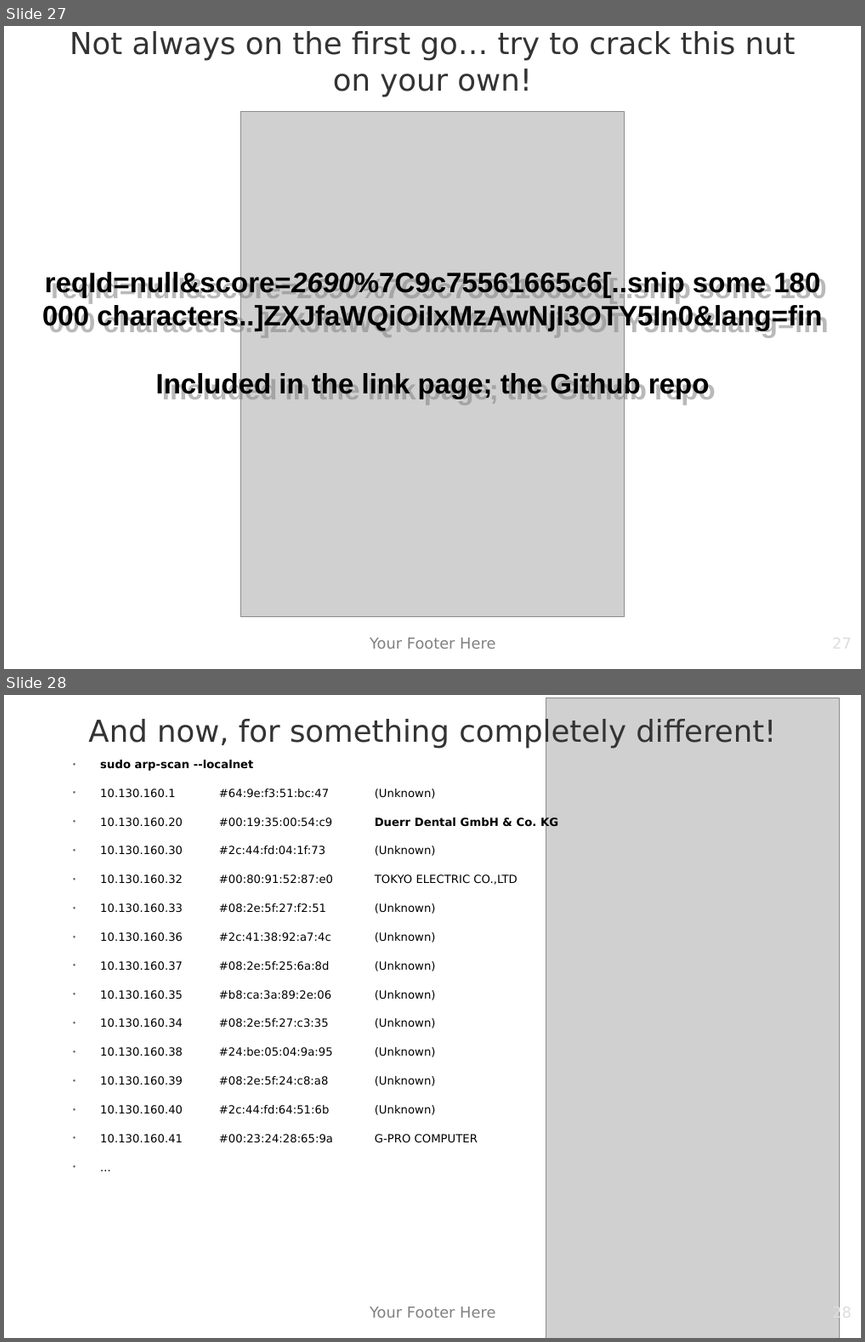
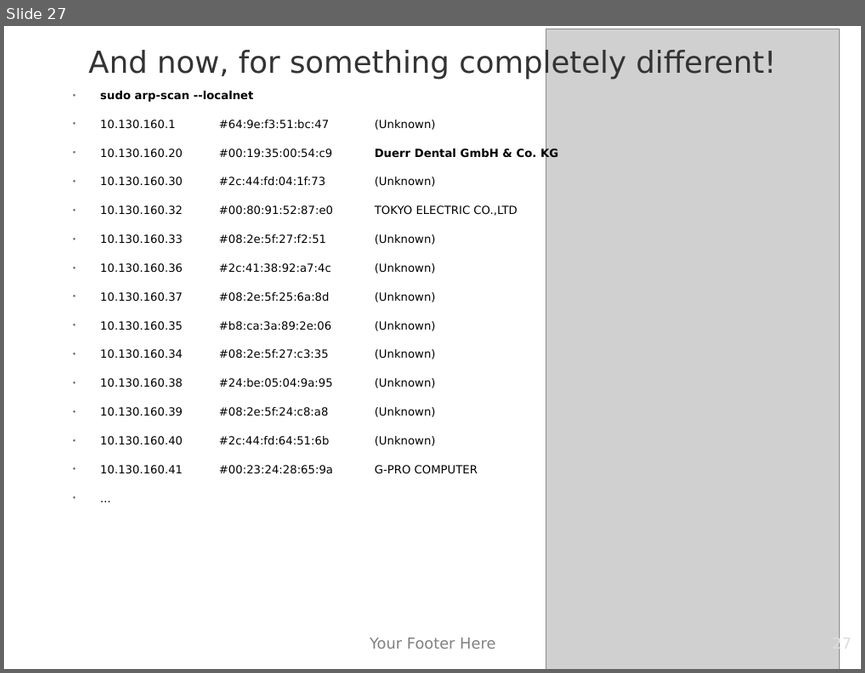
Before and after one commit to matiasw/disobey.fi-presentation, a slide deck: presis.odp. Shown one above the other, each under a label of ours: slides 27 and 28 before the commit, slide 27 after it. The pictures are 865x1342 and 865x673 pixels, drawn with LibreOffice and Linux fonts; fonts in the diff are those of the drawing; grey boxes stand for pictures; background and template pictures are left out. Boxes give left, top, right and bottom in pixels: in the first picture for what was removed or moved away, otherwise in the second. Text is boxed around its words. In the diff, an @@ line names an element or a change of style, - is before the commit and + after.

```diff
--- a/presis.odp
+++ b/presis.odp
@@ slide 27 removed at box(4, 26, 861, 669), background picture (left out) @@
@@ title removed at box(69, 31, 795, 97) @@
-Not always on the first go… try to crack this nut on your own!
@@ picture removed at box(240, 112, 624, 617) @@
@@ text removed at box(48, 269, 822, 405) @@
-reqId=null&score=2690%7C9c75561665c6[..snip some 180 000 characters..]ZXJfaWQiOiIxMzAwNjI3OTY5In0&lang=fin
-Included in the link page; the Github repo
@@ text removed at box(370, 637, 495, 648) @@
-Your Footer Here
@@ page number removed at box(653, 634, 852, 669) @@
-27
@@ what was slide 28 is now slide 27 @@
@@ page number at box(832, 636, 851, 652): text changed @@
-28
+27
```
Also in this commit, not shown: 16 slides changed.
